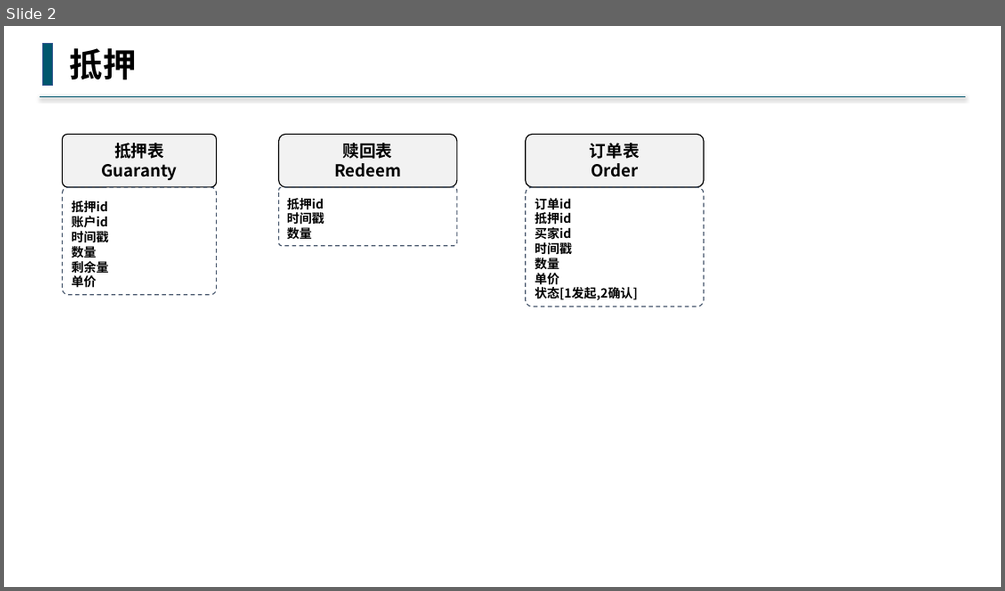
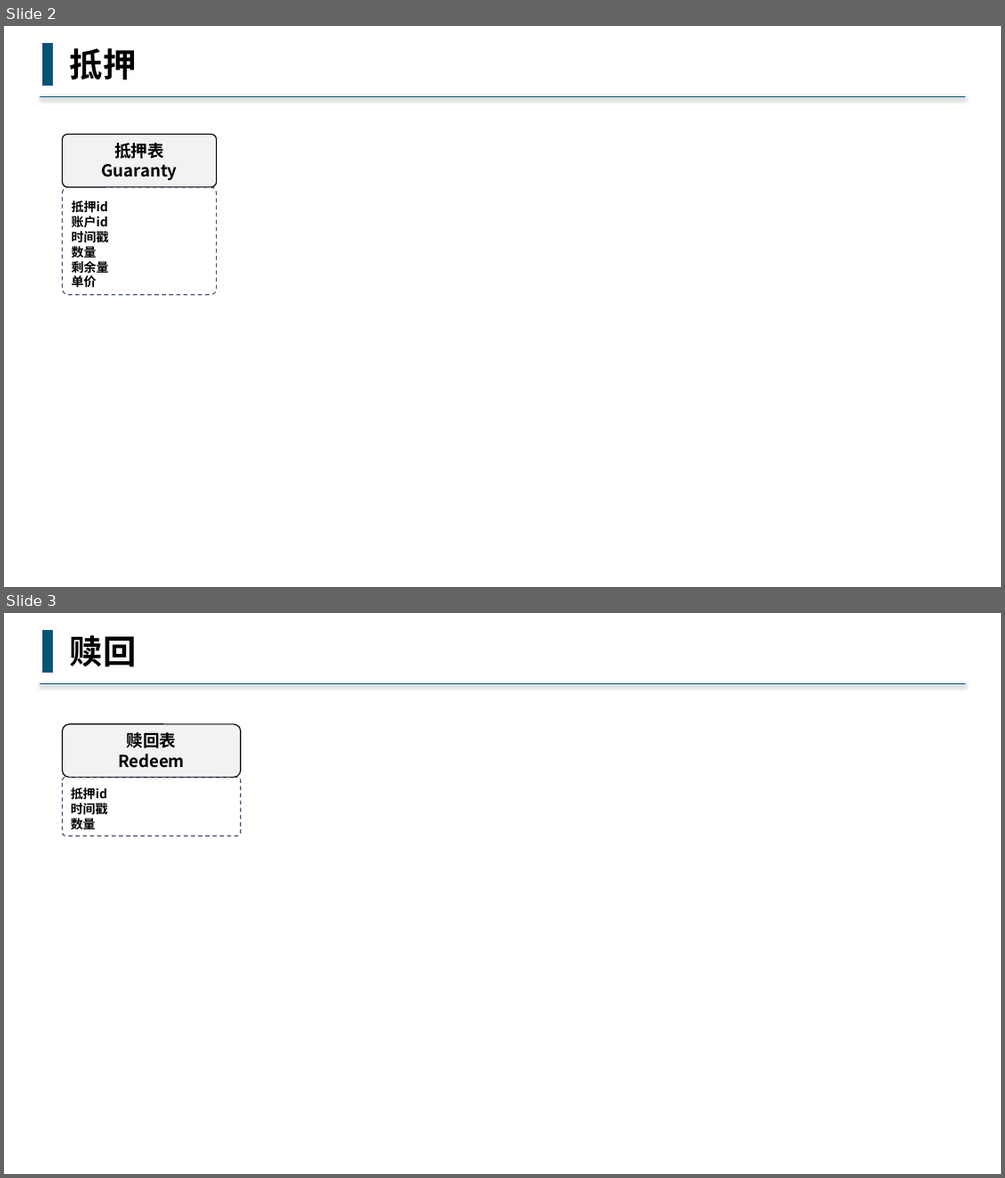
Before and after one commit to buddhachain/buddhaContract, a slide deck: doc/09.场外交易.pptx. Shown one above the other, each under a label of ours: slide 2 before the commit, slides 2 and 3 after it. The pictures are 1005x591 and 1005x1178 pixels, drawn with LibreOffice and Linux fonts; fonts in the diff are those of the drawing. Boxes give left, top, right and bottom in pixels: in the first picture for what was removed or moved away, otherwise in the second. Text is boxed around its words. In the diff, an @@ line names an element or a change of style, - is before the commit and + after.

```diff
--- a/doc/09.场外交易.pptx
+++ b/doc/09.场外交易.pptx
@@ slide 3 added at bbox=[4, 613, 1001, 1174], background #FFFFFF @@
@@ rectangle added at bbox=[43, 630, 53, 672], fill #00576E, outline #325491 1 pt @@
@@ text added at bbox=[70, 635, 137, 667], 32 pt, text #000000, bold @@
+赎回
@@ line added from (966, 684) to (39, 684), #00576E 1.5 pt @@
@@ rounded rectangle added at bbox=[63, 724, 241, 778], fill #F2F2F2, outline #000000 1 pt, 16 pt, text #000000, bold @@
+赎回表
+Redeem
@@ rounded rectangle added at bbox=[63, 778, 241, 835], outline #44546A 1 pt dashed, 12 pt, text #000000, bold @@
+抵押id
+时间戳
+数量
@@ slide 2 changed as well @@
@@ rounded rectangle removed at bbox=[278, 135, 456, 187] @@
-赎回表
-Redeem
@@ rounded rectangle removed at bbox=[526, 135, 704, 187] @@
-订单表
-Order
@@ rounded rectangle removed at bbox=[278, 187, 456, 245] @@
-抵押id
-时间戳
-数量
@@ rounded rectangle removed at bbox=[526, 187, 704, 306] @@
-订单id
-抵押id
-买家id
-时间戳
-数量
-单价
-状态[1发起,2确认]
```
Also in this commit, not shown: 3 other slides changed, 2 other slides added.
